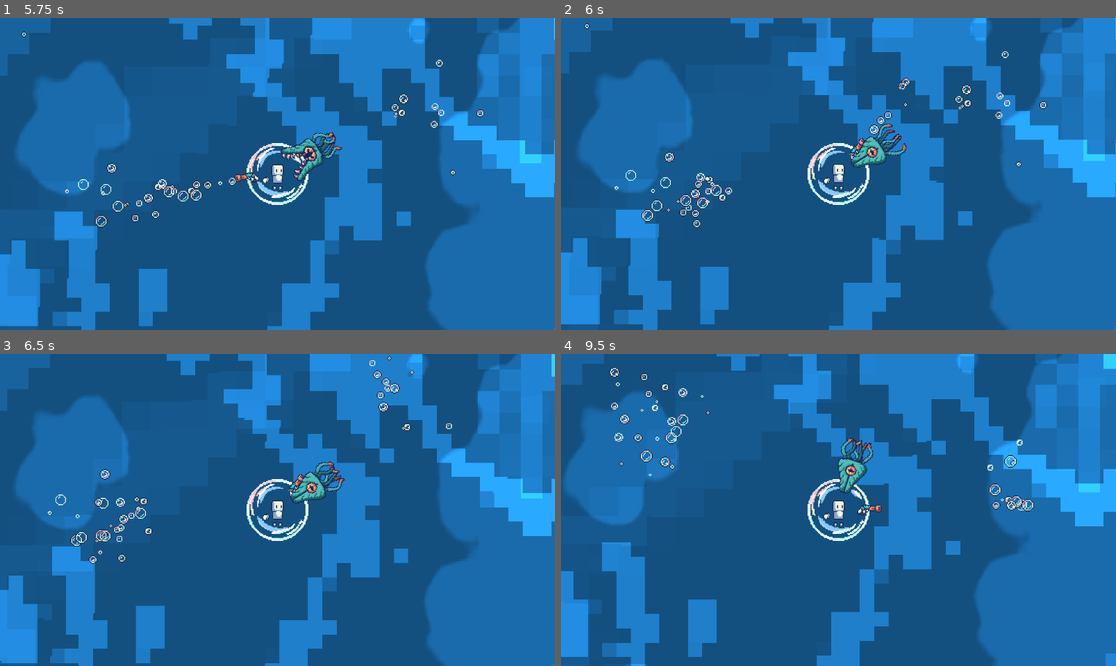
Above: before the commit, frames 1-4 (two rows, left to right).
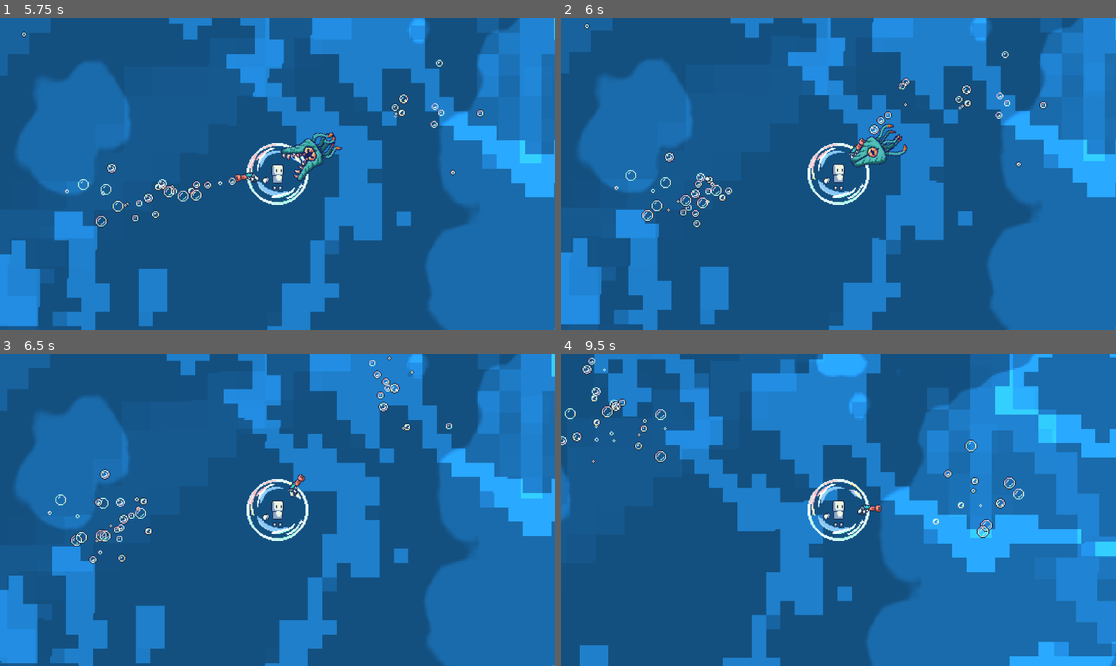
Above: after the commit, the same moments.

Repository: DigitalHelium/bubble
Game: Godot game, scene res://game_scene_test_background.tscn
Same seed, same stepped clock (60 frames per second), same inputs: the game is played once before the commit and once after it. This scene is started directly instead of the project's main scene.
Inputs (mouse positions are in pixels of both pictures, inside the frame that each line leads up to):
- Up to frame 1 (5.75 s): move the mouse to (249, 236) at 0.52 s; press the mouse at (249, 236) at 0.53 s; hold Up (ui_up) 0.53-2.03 s; move the mouse to (444, 220) at 1.27 s; release the mouse at (444, 220) at 1.28 s; click (444, 220) at 1.35 s; move the mouse to (111, 127) at 2.02 s; press the mouse at (111, 127) at 2.03 s; hold Left (ui_left) 2.03-3.53 s; move the mouse to (305, 174) at 2.77 s; release the mouse at (305, 174) at 2.78 s; click (305, 174) at 2.85 s; move the mouse to (194, 96) at 3.52 s; press the mouse at (194, 96) at 3.53 s; hold Down (ui_down) 3.53-4.28 s; move the mouse to (399, 158) at 4.27 s; release the mouse at (399, 158) at 4.28 s; hold Right (ui_right) 4.28-5.03 s; click (399, 158) at 4.35 s; move the mouse to (166, 189) at 5.02 s; press the mouse at (166, 189) at 5.03 s; hold Up (ui_up) from 5.03 s (still down)
- Up to frame 2 (6 s): move the mouse to (894, 105) at 5.77 s; release Up (ui_up) at 5.78 s; release the mouse at (894, 105) at 5.78 s; hold Right (ui_right) from 5.78 s (still down); click (894, 105) at 5.85 s
- Up to frame 3 (6.5 s): keep holding Right (ui_right)
- Up to frame 4 (9.5 s): move the mouse to (810, 572) at 6.52 s; press the mouse at (810, 572) at 6.53 s; move the mouse to (1005, 556) at 7.27 s; release the mouse at (1005, 556) at 7.28 s; click (1005, 556) at 7.35 s; move the mouse to (672, 463) at 8.02 s; release Right (ui_right) at 8.03 s; press the mouse at (672, 463) at 8.03 s; hold Down (ui_down) 8.03-8.78 s; move the mouse to (866, 510) at 8.77 s; release the mouse at (866, 510) at 8.78 s; hold Left (ui_left) from 8.78 s (still down); click (866, 510) at 8.85 s

Frame 1 is identical in both runs. In frame 2, 0.3% of the frame differs, in the area x 52-63%, y 33-49%; in frame 3, 0.7%; in frame 4, 57%, in the area x 0-100%, y 0-100%.

Commit message:
исправил хп противника

Diff:
--- a/enemy_script.gd
+++ b/enemy_script.gd
@@ -11,7 +11,7 @@
 var current_direction = Vector2(0, 0)
 var current_target_position
 
-var max_health = 10000
+var max_health = 100
 var current_health = 100
 var is_dead = false
 
